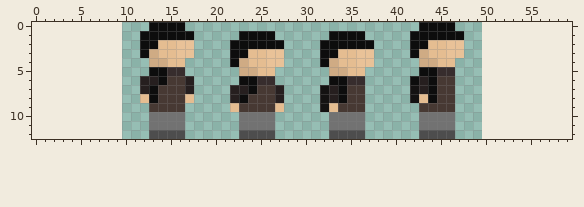
Two versions of one pixel-art sprite, ressources/player/idle/boy-black-idle.png. Above: the version before the commit.
The file is 40x13 pixels. Colours within 5 levels of each other are drawn and written as one. The old version is drawn lined up with the new one, on the new canvas.
The result:
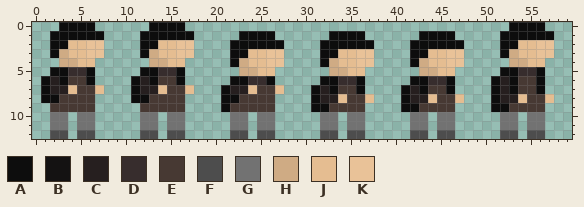
Palette (. is transparent): A #0d0d0d  B #141212  C #261f1f  D #372d2d  E #473933  F #4d4d4d  G #727272  H #cfab84  J #e5bd91  K #e9c298
Author's note on the commit: refait les animations de idle
Changes in this commit:
canvas 40x13 -> 60x13, the old top-left corner now at 10,0
y 0: x 3..6 .... -> AAAA; x 43..46 AAAA -> ....; x 53..56 .... -> AAAA
y 1: x 2..7 ...... -> AAAAAA; x 42 A -> .; x 47 A -> .; x 52..57 ...... -> AAAAAA
y 2: x 2..7 ...... -> AAJJKK; x 44..47 JJKK -> AAAA; x 52..57 ...... -> AAJJKK
y 3: x 2..7 ...... -> AHJJKK; x 43 H -> A; x 52..57 ...... -> AHJJKK
y 4: x 3..6 .... -> HHJJ; x 42 . -> A; x 44 H -> J; x 46..47 J. -> KK; x 53..56 .... -> HHJJ
y 5: x 2..6 ..... -> AADDA; x 12 . -> A; x 14 A -> D; x 16 D -> A; x 43..46 AADD -> HHJJ; x 52..56 ..... -> AADDA
y 6: x 1..6 ...... -> ACAEEA; x 11 . -> A; x 13..14 CA -> AE; x 16..17 EC -> A.; x 22 . -> A; x 24 A -> D; x 26 D -> A; x 32 . -> A; x 34 A -> D; x 36 D -> A; x 43..46 CAEE -> ADDA; x 51..56 ...... -> ACAEEA
y 7: x 1..7 ....... -> ACCJEEJ; x 11 . -> A; x 13..14 AE -> CJ; x 17 C -> J; x 21 . -> A; x 24 A -> J; x 27 C -> J; x 31..34 .BCA -> ACAE; x 36 E -> A; x 41..44 .BCA -> ACAE; x 46 E -> A; x 51..56 ...... -> ACAEEA
y 8: x 1..6 ...... -> AAEEEE; x 11..13 .JA -> AAE; x 17 J -> .; x 21..23 .CA -> AAE; x 27 C -> .; x 31..32 .B -> AC; x 34 A -> J; x 37 . -> J; x 41..44 .BJA -> ACCJ; x 47 . -> J; x 51..57 ....... -> ACCJEEJ
y 9: x 2..6 ..... -> EEEEE; x 12 . -> E; x 21..22 .J -> AE; x 27 J -> .; x 31..33 .BJ -> AAE; x 41..42 .. -> AA; x 51..56 ...... -> AAEEEE
y 10..11: x 2..3 .. -> GG; x 5..6 .. -> GG; x 12 . -> G; x 14 G -> .; x 22 . -> G; x 24 G -> .; x 32 . -> G; x 34 G -> .; x 42 . -> G; x 44 G -> .; x 52..53 .. -> GG; x 55..56 .. -> GG
y 12: x 2..3 .. -> FF; x 5..6 .. -> FF; x 12 . -> F; x 14 F -> .; x 22 . -> F; x 24 F -> .; x 32 . -> F; x 34 F -> .; x 42 . -> F; x 44 F -> .; x 52..53 .. -> FF; x 55..56 .. -> FF
Where, in picture pixels (left, top, right, bottom), the same in both pictures:
changed: (41, 22, 194, 139)
changed: (221, 22, 464, 139)
added: (491, 22, 554, 139)
